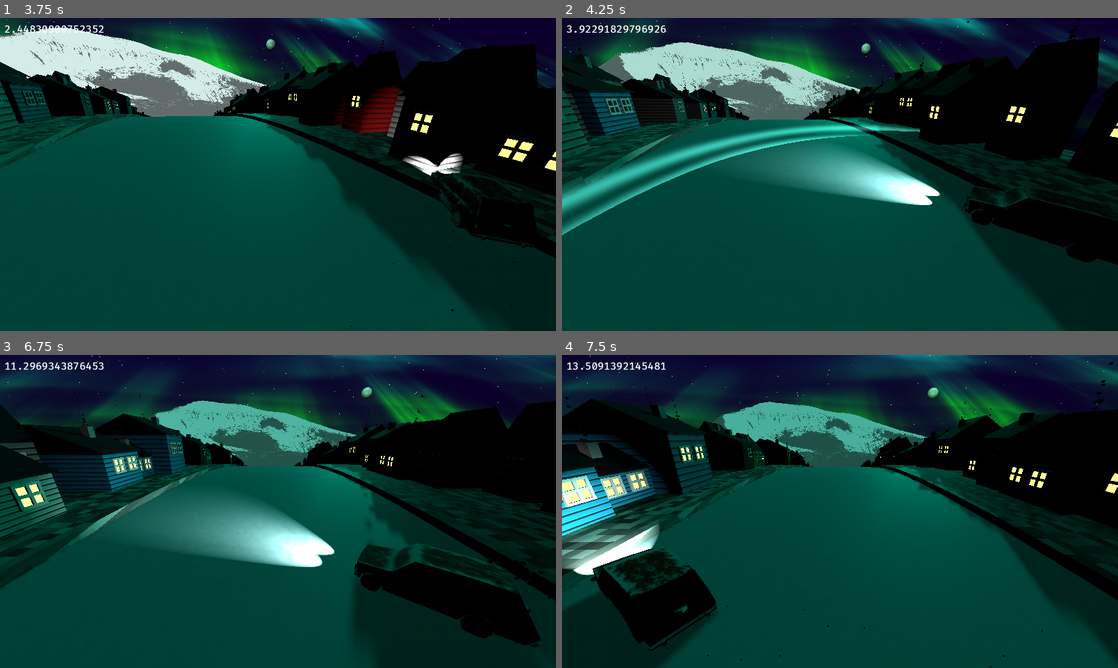
Above: before the commit, frames 1-4 (two rows, left to right).
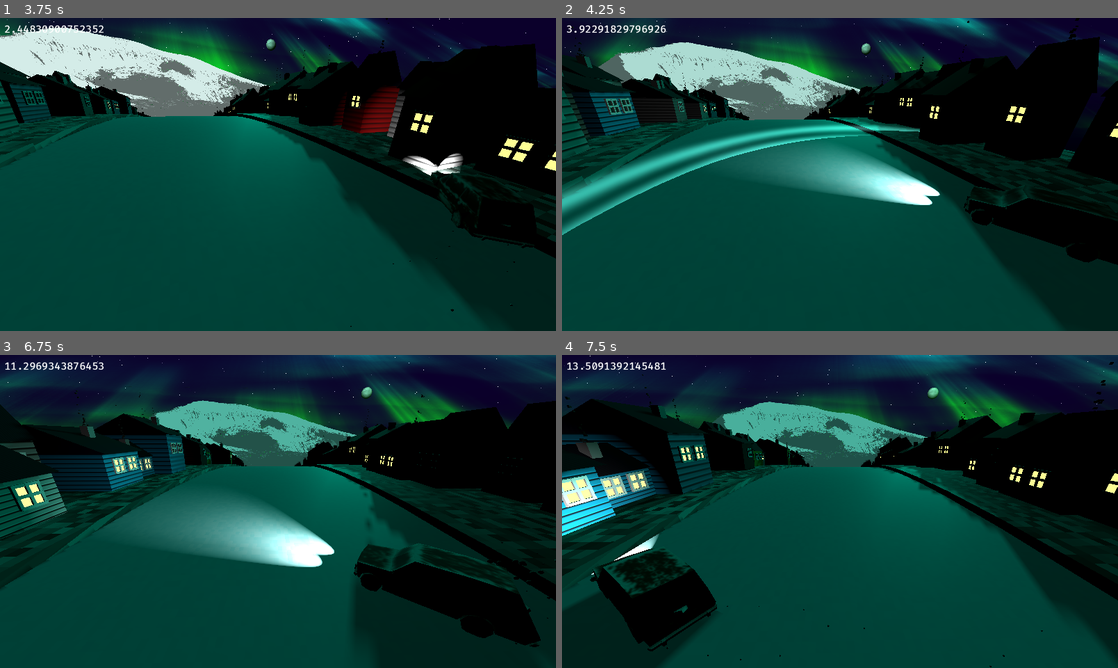
Above: after the commit, the same moments.

Repository: bjornarprytz/waves
Game: Godot game, scene res://main.tscn
The game is run twice, just before and just after one commit, with the same random seed, the same clock (stepped at 60 frames per second) and the same inputs.
Inputs:
- Up to frame 1 (3.75 s): click "Short" at 0.5 s; click "Long" at 1.25 s; click "Start" at 2 s; tap Enter (start) at 2.75, 3.05, 3.6 s; hold Right (steer_right) 2.78-3.53 s; hold Space (honk) 2.78-3.53 s; hold A (steer_left) from 3.53 s (still down)
- Up to frame 2 (4.25 s): keep holding A (steer_left); tap Space (honk) at 3.8 s
- Up to frame 3 (6.75 s): release A (steer_left) at 4.28 s; hold Space (honk) 4.28-5.03 s; hold Right (steer_right) 4.28-5.78 s; tap Enter (start) at 4.55, 5.1, 6.05, 6.6 s; tap Space (honk) at 5.3 s; hold Space (honk) 5.78-6.53 s; hold A (steer_left) from 5.78 s (still down)
- Up to frame 4 (7.5 s): keep holding A (steer_left); tap Space (honk) at 6.8 s; hold Space (honk) from 7.28 s (still down)

Frame 1 is identical in both runs. In frame 2, less than 0.1% of the frame differs, in the area x 12-27%, y 33-45%; in frame 3, 0.5%; in frame 4, 1.9%, in the area x 0-18%, y 50-71%.

Commit message:
game modes

Diff:
--- a/src/main.gd
+++ b/src/main.gd
@@ -18,7 +18,6 @@
 @onready var ground: Ground = %Ground
 @onready var car: Car = %Car
 
-
 var game_started = false
 
 var lives := 3
@@ -34,87 +33,87 @@
 var current_streak := 0
 
 func restart():
-    get_tree().reload_current_scene()
+	get_tree().reload_current_scene()
 
 func _process(delta: float) -> void:
-    debug_label.text = str(rad_to_deg(ground.current_rotation))
+	debug_label.text = str(rad_to_deg(ground.current_rotation))
 
 func _ready() -> void:
-    Events.game_over.connect(_on_game_over)
-    Events.tourist_avoided.connect(_on_tourist_avoided)
-    Events.house_startled.connect(_on_house_startled)
-    Events.honk_made.connect(_on_honk)
-    Events.tourist_hit.connect(_on_tourist_hit)
-    Events.car_movement.connect(_on_car_movement)
-    Events.distance_traveled.connect(_on_distance_traveled)
+	Events.game_over.connect(_on_game_over)
+	Events.tourist_avoided.connect(_on_tourist_avoided)
+	Events.house_startled.connect(_on_house_startled)
+	Events.honk_made.connect(_on_honk)
+	Events.tourist_hit.connect(_on_tourist_hit)
+	Events.car_movement.connect(_on_car_movement)
+	Events.distance_traveled.connect(_on_distance_traveled)
 
 func _on_game_over(_result: bool):
-    game_started = false
+	game_started = false
 
-    stats_ui.update(self)
-    stats_ui.show()
-    #stats_ui.modulate.a = 0.0
-    var tween = create_tween()
-    # Tween alpha of stats UI or something here
-    tween.tween_property(stats_ui, "modulate:a", 1.0, 1.0)
+	stats_ui.update(self)
+	stats_ui.show()
+	#stats_ui.modulate.a = 0.0
+	var tween = create_tween()
+	# Tween alpha of stats UI or something here
+	tween.tween_property(stats_ui, "modulate:a", 1.0, 1.0)
 
-    ground.stop()
+	ground.stop()
 
 
 func _on_honk():
-    honks += 1
+	honks += 1
 
 func _on_tourist_hit(_tourist: Tourist):
-    tourists_hit += 1
-    current_streak = 0
-    lives -= 1
+	tourists_hit += 1
+	current_streak = 0
+	lives -= 1
 
-    if lives <= 0:
-        Events.game_over.emit(false)
-        return
+	if lives <= 0:
+		Events.game_over.emit(false)
+		return
 
-    if (_judgement_is_flashing):
-        return
+	if (_judgement_is_flashing):
+		return
 
-    _judgement_is_flashing = true
-    for i in range(3):
-        judgement_label.show()
-        await get_tree().create_timer(0.369).timeout
-        judgement_label.hide()
-        await get_tree().create_timer(0.369).timeout
-    _judgement_is_flashing = false
+	_judgement_is_flashing = true
+	for i in range(3):
+		judgement_label.show()
+		await get_tree().create_timer(0.369).timeout
+		judgement_label.hide()
+		await get_tree().create_timer(0.369).timeout
+	_judgement_is_flashing = false
 
 func _on_house_startled(_house: Building):
-    houses_startled += 1
+	houses_startled += 1
 
 func _on_tourist_avoided(_tourist: Tourist):
-    tourists_avoided += 1
-    current_streak += 1
-    longest_streak = max(longest_streak, current_streak)
+	tourists_avoided += 1
+	current_streak += 1
+	longest_streak = max(longest_streak, current_streak)
 
 func _on_car_movement(change: float) -> void:
-    car_movement += abs(change)
+	car_movement += abs(change)
 
 func _on_distance_traveled(distance: float) -> void:
-    distance_traveled += abs(distance)
+	distance_traveled += abs(distance)
 
 func _on_start_game(settings: MainMenu.Settings) -> void:
-    if (game_started):
-        return
+	if (game_started):
+		return
 
-    print("Mode: %s" % settings.game_length)
-    main_menu.hide()
-    if (settings.starting_lives <= 0):
-        ground.place_taco_store(settings.game_length)
-    ground.start()
-    camera.reparent(camera_play_anchor)
+	print("Mode: %s" % settings.game_length)
+	main_menu.hide()
+	if (settings.game_length >= 0):
+		ground.place_taco_store(settings.game_length)
+	ground.start()
+	camera.reparent(camera_play_anchor)
 
-    car.process_mode = Node.PROCESS_MODE_INHERIT
+	car.process_mode = Node.PROCESS_MODE_INHERIT
 
-    lives = settings.starting_lives
-    music.play()
+	lives = settings.starting_lives
+	music.play()
 
-    var move_camera_tween = create_tween()
-    move_camera_tween.set_parallel()
-    move_camera_tween.tween_property(camera, "position", Vector3.ZERO, 1.69)
-    move_camera_tween.tween_property(camera, "rotation", Vector3.ZERO, 1.69)
+	var move_camera_tween = create_tween()
+	move_camera_tween.set_parallel()
+	move_camera_tween.tween_property(camera, "position", Vector3.ZERO, 1.69)
+	move_camera_tween.tween_property(camera, "rotation", Vector3.ZERO, 1.69)
--- a/src/main_menu.gd
+++ b/src/main_menu.gd
@@ -2,33 +2,33 @@
 extends Control
 
 class Settings:
-    ## Between
-    var game_length: int
-    var starting_lives: int = 3
+	## Between
+	var game_length: int
+	var starting_lives: int = 3
 
-    func _init(mode: String = "Endless", lives: int = 3) -> void:
-        match (mode):
-            "Endless":
-                game_length = -1
-            "Long":
-                game_length = 300
-            "Short":
-                game_length = 120
+	func _init(mode: String = "Endless", lives: int = 3) -> void:
+		match (mode):
+			"Endless":
+				game_length = -1
+			"Long":
+				game_length = 120
+			"Short":
+				game_length = 300
 
-        self.starting_lives = lives
+		self.starting_lives = lives
 
 signal start_game(settings: Settings)
 
 @onready var game_mode_button_group: ButtonGroup = %Short.button_group
 
 func _input(event: InputEvent) -> void:
-    if (event.is_action_pressed("start")):
-        _on_start_button_pressed()
+	if (event.is_action_pressed("start")):
+		_on_start_button_pressed()
 
 func _on_start_button_pressed() -> void:
-    var current_mode = game_mode_button_group.get_pressed_button()
-    var mode_name = "Endless"
-    if (current_mode):
-        mode_name = current_mode.name
+	var current_mode = game_mode_button_group.get_pressed_button()
+	var mode_name = "Endless"
+	if (current_mode):
+		mode_name = current_mode.name
 
-    start_game.emit(Settings.new(mode_name))
+	start_game.emit(Settings.new(mode_name))
